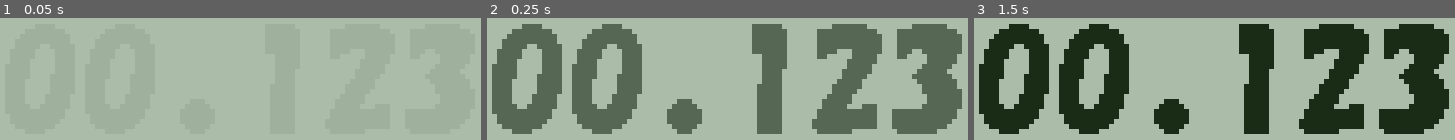
Above: before the commit, frames 1-3 (left to right).
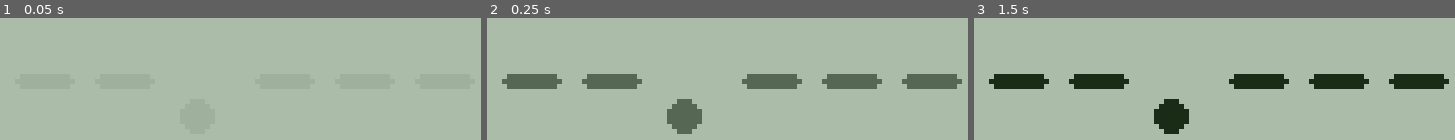
Above: after the commit, the same moments.

Repository: borntofrappe/Godot-s-Dribble
Game: Godot game, scene res://score.tscn
Same seed, same stepped clock (60 frames per second), same inputs: the game is played once before the commit and once after it. This scene is started directly instead of the project's main scene.
Inputs:
- Up to frame 1 (0.05 s): no input
- Up to frame 2 (0.25 s): no input
- Up to frame 3 (1.5 s): hold Up (up) 0.53-1.28 s; tap X (a) at 0.6 s; tap Z (b) at 0.8, 1.35 s; tap Enter at 1.25 s; hold Down (down) from 1.28 s (still down)

The runs differ from the first frame. In frame 2, 38% of the frame differs, in the area x 1-99%, y 4-96%; in frame 3, 38%.

Commit message:
global score
reset the value after placing the score in the ranking array

Diff:
--- a/global.gd
+++ b/global.gd
@@ -1,6 +1,7 @@
 extends CanvasLayer
 
 var title_option = "play"
+var score = 0
 
 func format_time(time):
 	return "%06.3f" % (time / 1000.0)
--- a/ranking.gd
+++ b/ranking.gd
@@ -20,7 +20,8 @@
 ]
 
 func _ready():
-	var score = 0
+	var score = Global.score
+	Global.score = 0
 	var scores = []
 	var index = null
 	if score != 0 and score < 60*1000:
--- a/score.gd
+++ b/score.gd
@@ -14,7 +14,9 @@
 ]
 
 func _ready():
-	var children = $Score.get_children()
-	var chars = Global.format_time(123).replace(".","")
-	for i in len(chars):
-		children[i].texture = textures[int(chars[i])]
+	var score = Global.score
+	if score != 0 and score < 60*1000:
+		var children = $Score.get_children()
+		var chars = Global.format_time(score).replace(".","")
+		for i in len(chars):
+			children[i].texture = textures[int(chars[i])]
